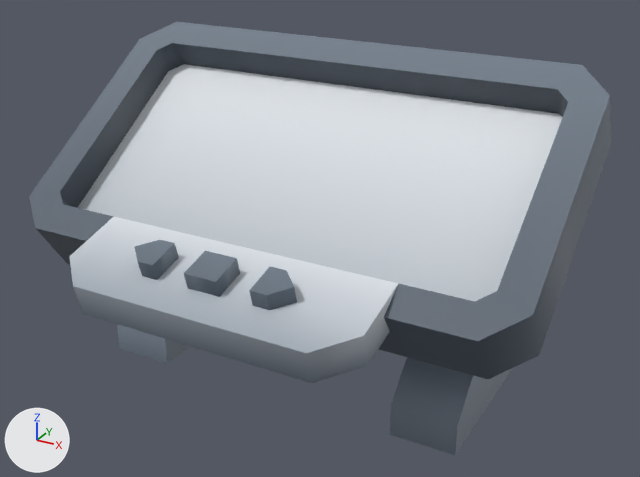
A saved change to the glTF model client/public/assets/kenney-station/computer-wide.glb.
One viewpoint serves both versions: a 50 mm camera at (0.622, -1.068, 0.771) aimed at (0.04, -0.011, 0.242). The lights are fixed; the arrows at lower left show +X, +Y and +Z. The first picture is the older version. Where no turn or scale is listed for an object, it has been applied to the vertices. Vertices at exactly the same position are counted once.

Names of what the first picture shows: 'computer-wide'.
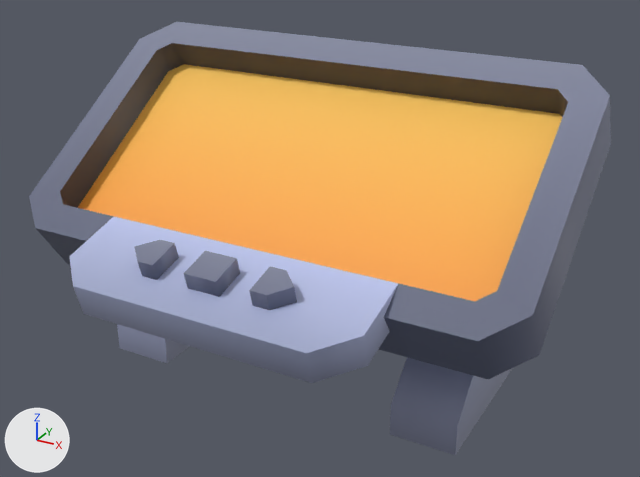
Boxes (x1, y1, x2, y2) around the edits, measured in the pictures (640 x 477 px):
```json
{"part": 1, "of": "me_computer_wide", "change": "recoloured", "before": [30, 22, 610, 455], "after": [30, 22, 610, 455]}
{"part": 2, "of": "me_computer_wide", "change": "recoloured", "before": [29, 43, 568, 379], "after": [29, 43, 568, 379]}
```

Edits to the scene script, one JSON object a line:
```json
{"block": "me_computer_wide", "where": "me_computer_wide.from_pydata(...)  # 108 vertices, 174 faces; spans x -0.4..0.4, y -0.267..0.267, z -0.248..0.248"}
{"block": "me_computer_wide", "where": "# used by ob_computer_wide; location = (0.0, -0.03, 0.248)"}
{"block": "me_computer_wide", "change": "me_computer_wide part 1: 144 faces centred in x -0.4..0.4, y -0.262..0.253, z -0.248..0.239 are repainted in the vertex colours; the middle colour goes from greyish blue #6e7a88 to greyish blue #81869c"}
{"block": "me_computer_wide", "change": "me_computer_wide part 2: 30 faces centred in x -0.383..0.383, y -0.149..0.188, z -0.075..0.207 are repainted in the vertex colours; the middle colour goes from dark blue #3d4753 to dark grey #45454d"}
```
